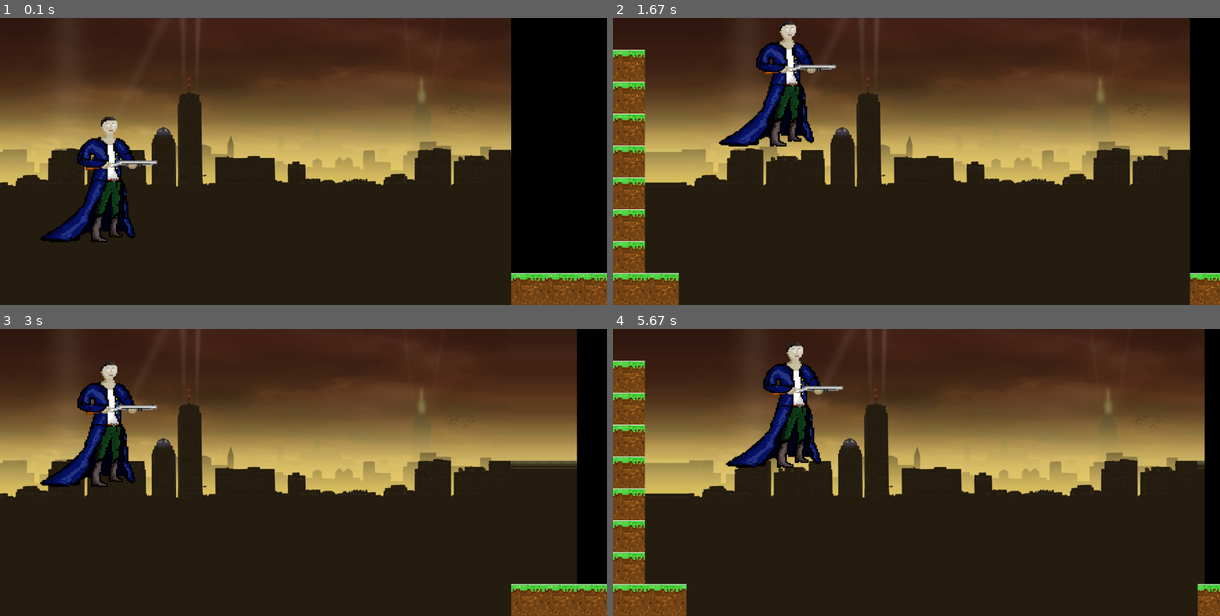
Above: before the commit, frames 1-4 (two rows, left to right).
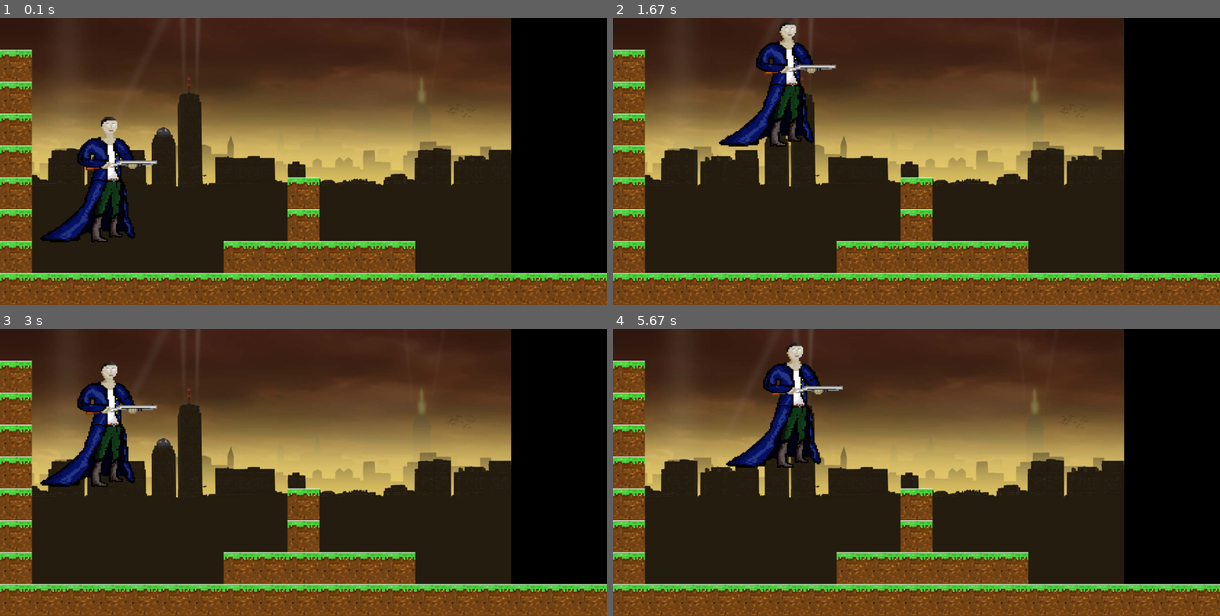
Above: after the commit, the same moments.

Repository: PawelFiuk/Gra-Pygame-in-work-
Game: pygame game, started from main.py
Two runs of this game, one before a commit and one after it. Both use one fixed random seed, a clock stepped at 60 frames per second and the inputs below.
Inputs:
- Up to frame 1 (0.1 s): no input
- Up to frame 2 (1.67 s): hold Right 0.33-0.8 s; hold Up 0.83-1.13 s; hold Right 1.17-1.63 s
- Up to frame 3 (3 s): hold Left 1.67-2.2 s; hold Left 2.23-2.63 s; hold Up from 2.67 s (still down)
- Up to frame 4 (5.67 s): release Up at 3.03 s; hold Right 3.07-3.7 s; hold Left 3.73-4.2 s; hold Right 4.23-4.7 s; hold Up 4.73-5.03 s; hold Right 5.07-5.53 s; hold Left from 5.57 s (still down)

The runs differ from the first frame. In frame 1, 18% of the frame differs, in the area x 0-85%, y 11-100%; in frame 2, 31%; in frame 3, 28%; in frame 4, 33%, in the area x 5-98%, y 0-100%.

Commit message:
Ulepszenie koordynatow kafelek

Diff:
--- a/main.py
+++ b/main.py
@@ -4,12 +4,10 @@
 
 # Inicjalizacja okna, określenie jego parametrów
 pygame.init()
-
 #def draw_grid():
 #    for line in range(0, 16):
 #        pygame.draw.line(screen, (255, 255, 255), (0, line * tile_size), (screen_width, line * tile_size))
 #        pygame.draw.line(screen, (255, 255, 255), (line * tile_size, 0), (line * tile_size, screen_height))
-
 # Główna linia gry
 
 world = world_file.World(world_data)
@@ -18,12 +16,11 @@
 
 running = True
 while running:
-    CLOCK.tick(270)
+    CLOCK.tick(200)
     world.draw()
     player.update()
+    player.draw()
 
-    player.draw()
-    # kamera
     for event in pygame.event.get():
         if event.type == pygame.QUIT:
             running = False
--- a/player_file.py
+++ b/player_file.py
@@ -31,6 +31,7 @@
 
         if key[pygame.K_d] or key[pygame.K_RIGHT]:
             dx += 2
+
 
         # dodanie grawitacji
         self.vel_y += 0.12
@@ -75,10 +76,12 @@
             x_screen = resolution[0] / 2
             self.rect.x = x_screen
             world.x_cord -= dx
+            scroll[0] += 2
+
         else:
             x_screen = self.rect.x
             self.rect.x = x_screen
-            world.x_cord += dx
+
 
         # pygame.draw.rect(screen, (255, 255, 255), self.rect, 2)
 
--- a/world_file.py
+++ b/world_file.py
@@ -16,26 +16,29 @@
             for tile in row:
                 if tile == 1:
                     dirt_img = pygame.transform.scale(dirt_img, (TILE_SIZE, TILE_SIZE))
-                    img_rect = dirt_img.get_rect()
-                    img_rect.x = col_count * TILE_SIZE + self.x_cord
-                    img_rect.y = row_count * TILE_SIZE + self.y_cord
-                    tile = (dirt_img, img_rect)
+                    screen.blit(dirt_img)
+                    img_rect_dirt = dirt_img.get_rect()
+                    img_rect.x = col_count * TILE_SIZE
+                    img_rect.y = row_count * TILE_SIZE
+                    tile = [dirt_img, img_rect_dirt]
                     self.tile_list.append(tile)
                 if tile == 2:
                     stone_img = pygame.transform.scale(stone_img, (TILE_SIZE, TILE_SIZE))
                     img_rect = stone_img.get_rect()
-                    img_rect.x = col_count * TILE_SIZE + self.x_cord
-                    img_rect.y = row_count * TILE_SIZE + self.y_cord
+                    img_rect.x = col_count * TILE_SIZE
+                    img_rect.y = row_count * TILE_SIZE
                     tile = (stone_img, img_rect)
                     self.tile_list.append(tile)
                 col_count += 1
             row_count += 1
 
     def draw(self):
+        screen.blit(self.bg_background, (self.x_cord, self.y_cord))
         for tile in self.tile_list:
             screen.blit(tile[0], tile[1])
             #pygame.draw.rect(screen, (255, 255, 255), tile[1], 2)
-            #if player.rect.x /2 < screen_width:
-            #   screen.blit(, kafle, [-player.rect.x])
+            #from main import player
+            #if player.rect.x >= SCREEN_WIDTH:
 
-        screen.blit(self.bg_background, (self.x_cord, self.y_cord))
+
+        #screen.blit(self.bg_background, (self.x_cord, self.y_cord))
